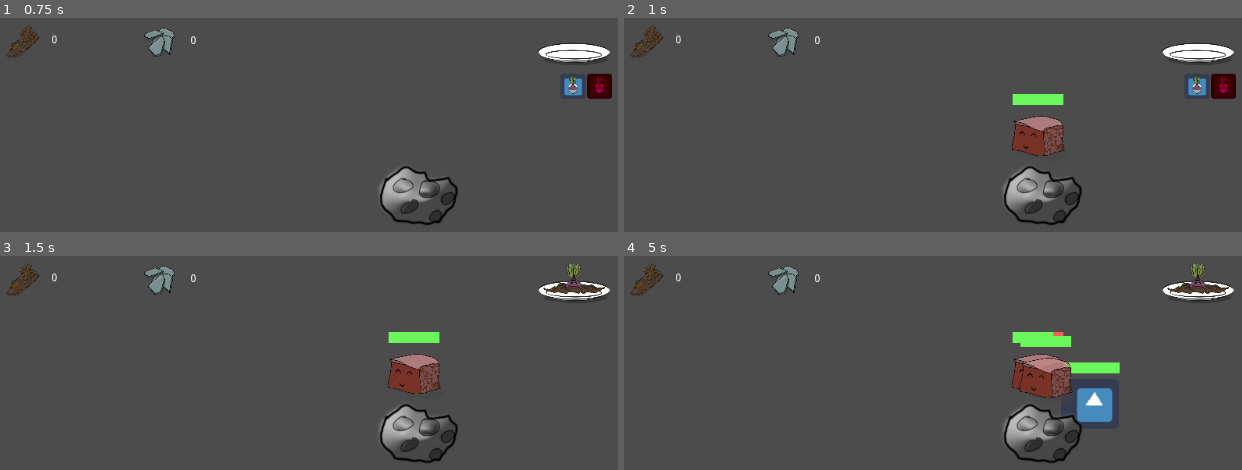
Above: before the commit, frames 1-4 (two rows, left to right).
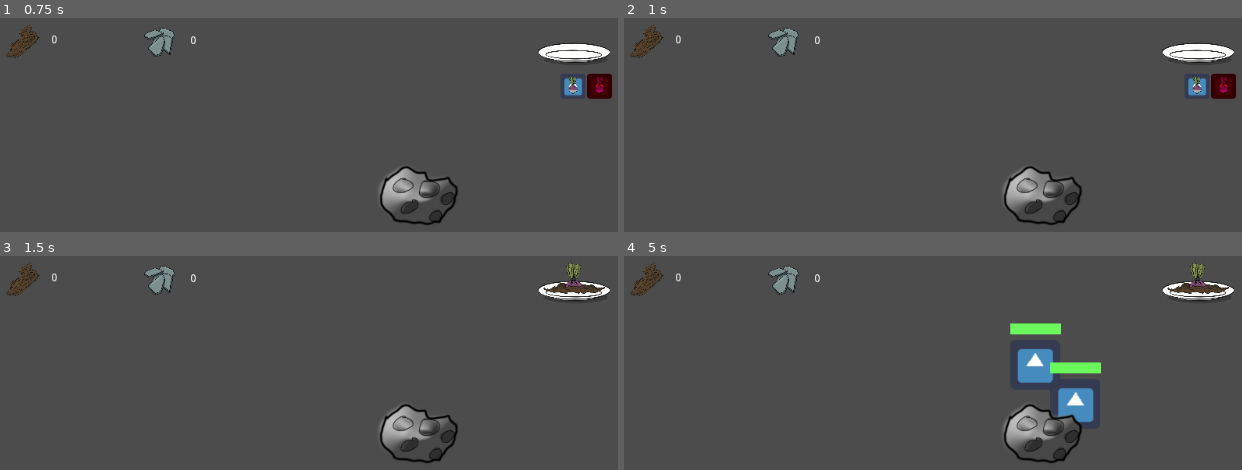
Above: after the commit, the same moments.

Repository: 1501-Intro-To-Game-Design/1501-final-project-2022-the-team-that-is-going-to-kill-thanos
Game: Godot game, scene res://Scenes/LevelScenes/Level1.tscn
Two runs of this game, one before a commit and one after it. Both use one fixed random seed, a clock stepped at 60 frames per second and the inputs below. This scene is started directly instead of the project's main scene. The engine's default icon, where the game draws it, is replaced by a stand-in: a white triangle on a blue panel in a dark square.
Inputs (mouse positions are in pixels of both pictures, inside the frame that each line leads up to):
- Up to frame 1 (0.75 s): tap Enter at 0.5 s; move the mouse to (574, 56) at 0.52 s; click (574, 56) at 0.67 s
- Up to frame 2 (1 s): no input
- Up to frame 3 (1.5 s): tap Space at 1.25 s; move the mouse to (574, 324) at 1.27 s; click (574, 324) at 1.42 s
- Up to frame 4 (5 s): move the mouse to (1075, 371) at 2.02 s; click (1075, 371) at 2.17 s; move the mouse to (outside the picture) at 2.77 s; click (outside the picture) at 2.92 s; move the mouse to (outside the picture) at 3.52 s; click (outside the picture) at 3.67 s; move the mouse to (759, 403) at 4.27 s; click (759, 403) at 4.42 s

Frame 1 is identical in both runs. In frame 2, 1.7% of the frame differs, in the area x 62-72%, y 35-65%; in frame 3, 1.7%; in frame 4, 3.8%, in the area x 62-81%, y 31-78%.

Commit message:
fixed morsel tower spawning

Diff:
--- a/Garden Guardians/Scenes/Morsels/Morsel1.tscn
+++ b/Garden Guardians/Scenes/Morsels/Morsel1.tscn
@@ -7,6 +7,7 @@
 mass = 0.00102041
 gravity_scale = 0.0
 groups_to_check = [ "Enemies" ]
+max_health = 5
 damage = 1
 attackSpeed = 1
 max_speed = 30
--- a/Garden Guardians/Scenes/TowerScenes/MorselTower1.tscn
+++ b/Garden Guardians/Scenes/TowerScenes/MorselTower1.tscn
@@ -3,5 +3,8 @@
 [ext_resource path="res://Scenes/SuperScenes/Tower.tscn" type="PackedScene" id=1]
 
 [node name="Tower" instance=ExtResource( 1 )]
-spawn_cooldown = 3
+spawn_cooldown = 10
 morsel_tower = true
+
+[node name="SpawnCooldown" parent="." index="2"]
+autostart = false
--- a/Garden Guardians/Scripts/Resource.gd
+++ b/Garden Guardians/Scripts/Resource.gd
@@ -27,7 +27,6 @@
 		seek_player(delta)
 
 func seek_player(delta):
-	print("yo im here")
 	var direction = player.global_position - global_position
 	var distance = sqrt(pow((player.get_global_position().x - global_position.x), 2) + pow((player.get_global_position().y - global_position.y), 2))
 	if abs(distance) > 10:
--- a/Garden Guardians/Scripts/Tower.gd
+++ b/Garden Guardians/Scripts/Tower.gd
@@ -27,7 +27,8 @@
 # Called when the node enters the scene tree for the first time.
 
 func _ready():
-	pass
+	$SpawnCooldown.start(spawn_cooldown)
+	print($SpawnCooldown.time_left)
 
 # Called every frame. 'delta' is the elapsed time since the previous frame.
 func _process(_delta):
@@ -74,7 +75,6 @@
 	elif(babies == 3):
 		morsel.position = $ShootPoint.get_global_position() + Vector2(-10, -5) #in the future replace this with (go to the neerest point on the path)
 
-	print("morsel spawned")
 
 func _on_Range_area_entered(area):
 	if(area.get_parent().is_in_group("Enemies")):
--- a/Garden Guardians/Scripts/Unit.gd
+++ b/Garden Guardians/Scripts/Unit.gd
@@ -71,7 +71,6 @@
 func _on_Attack_timeout():
 	if is_instance_valid(target):
 		target.battle_action(damage, self)
-		print("someone attacked")
 
 func battle_action(dmg, attacker):
 	if(current_health - dmg <= 0):
@@ -83,7 +82,6 @@
 	current_health += change
 	$Health.value = current_health
 	if(current_health <= 0):
-		print("i died")
 		destroy()
 	if(current_health > max_health):
 		current_health = max_health
